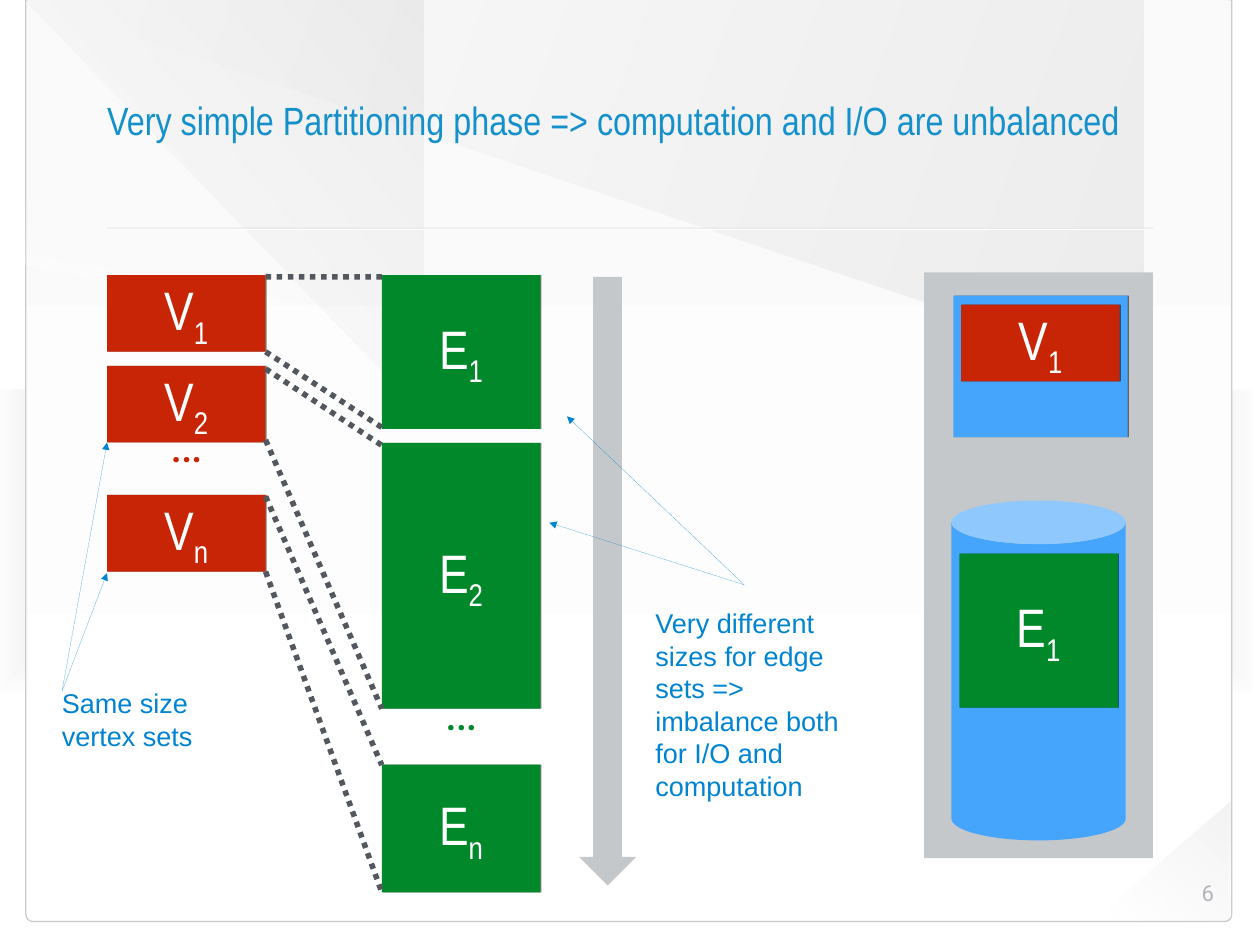
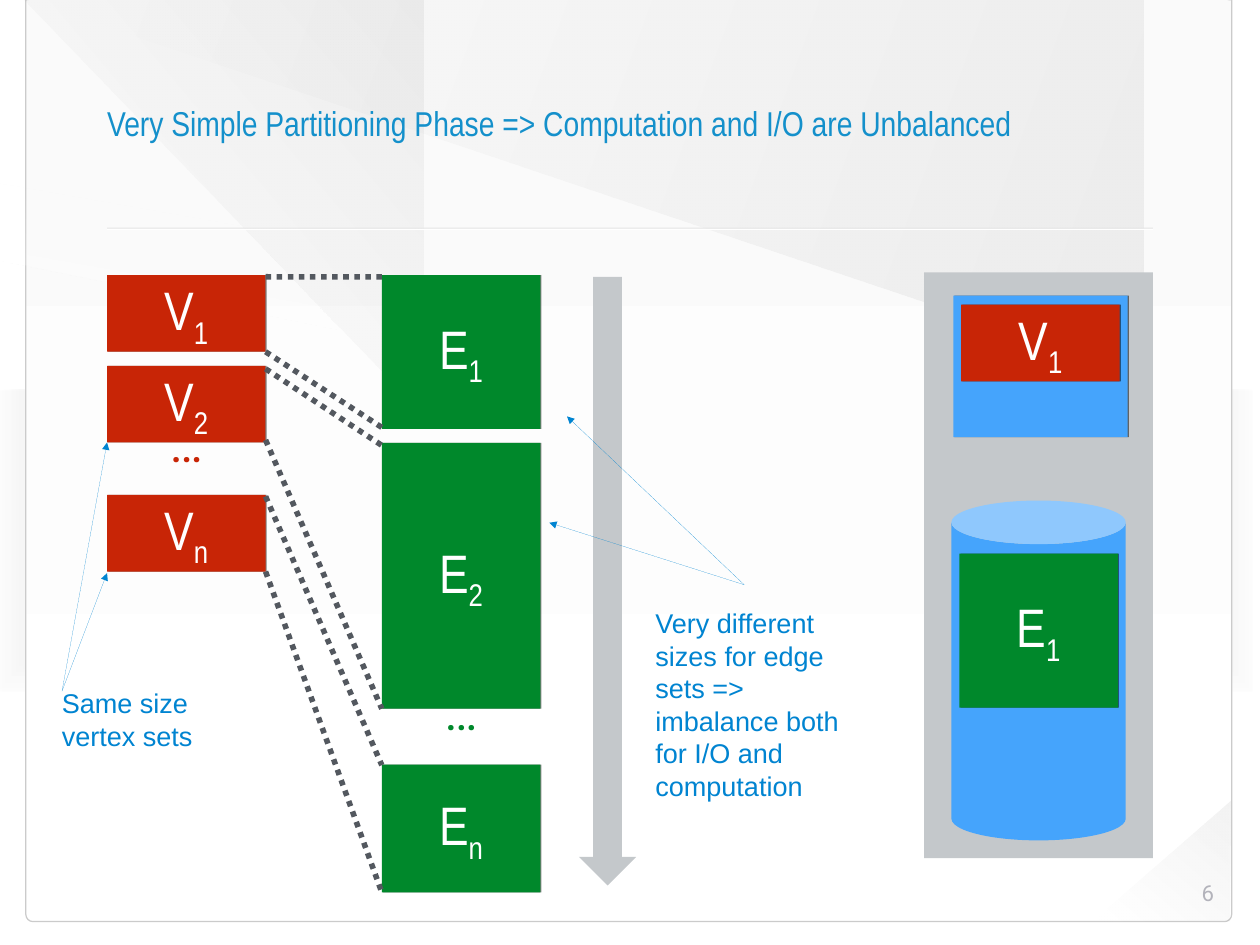
Before and after one commit to HaprianVlad/chaos, a slide deck: slide 6 of presentation.odp. Drawn at 1260x945 pixels with LibreOffice and Linux fonts; fonts in the diff are those of the drawing; background and template pictures are left out. Boxes give left, top, right and bottom in pixels: in the first picture for what was removed or moved away, otherwise in the second. Text is boxed around its words. In the diff, an @@ line names an element or a change of style, - is before the commit and + after.

```diff
--- a/presentation.odp
+++ b/presentation.odp
@@ title at (x1=107, y1=111, x2=1011, y2=143): text changed; size 32 to 28 pt @@
-Very simple Partitioning phase => computation and I/O are unbalanced
+Very Simple Partitioning Phase => Computation and I/O are Unbalanced
```
Also in this commit, not shown: 1 slide removed, 3 other files.
